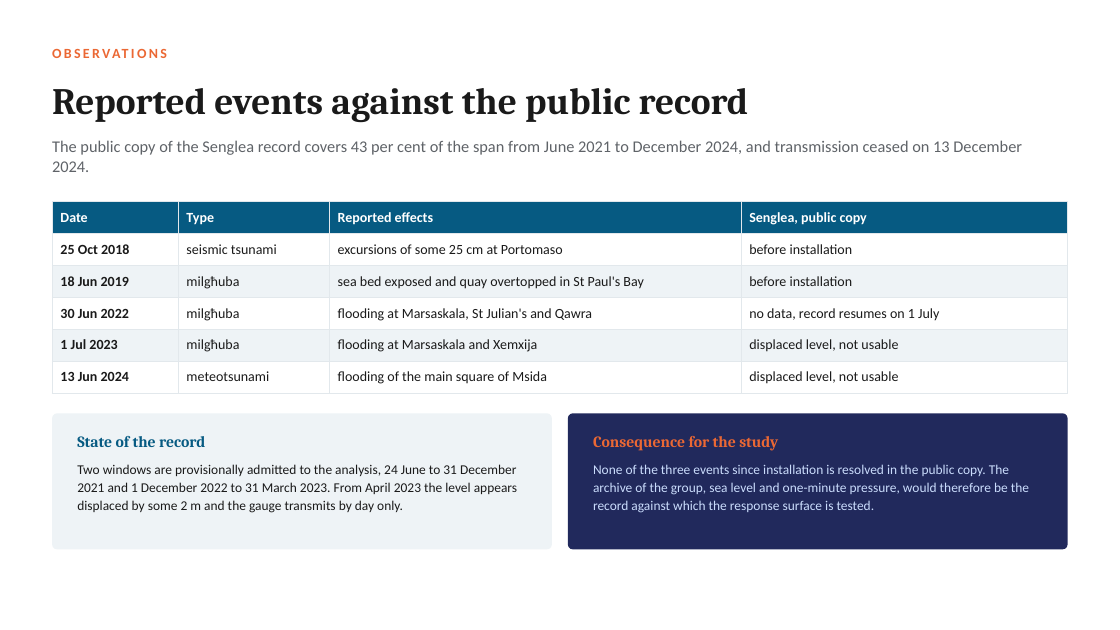
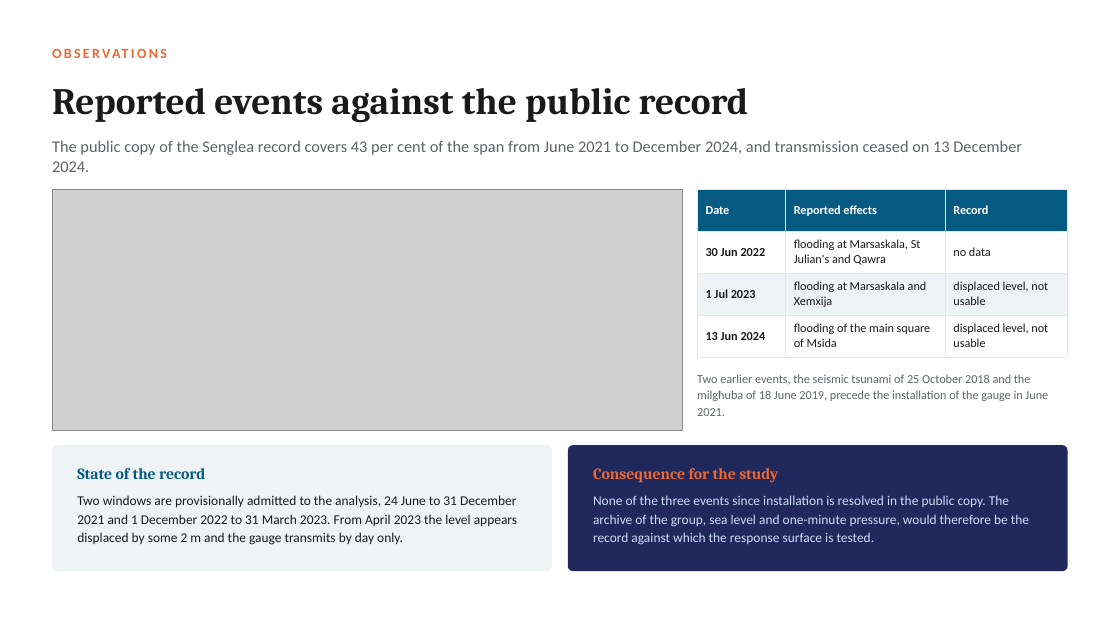
Before and after one commit to cicero-martins/MaltaDT, a slide deck: slide 7 of docs/valletta_model_concept_2026-10-08_short.pptx. Drawn at 1120x630 pixels with LibreOffice and Linux fonts; fonts in the diff are those of the drawing; grey boxes stand for pictures. Boxes give left, top, right and bottom in pixels: in the first picture for what was removed or moved away, otherwise in the second. Text is boxed around its words. In the diff, an @@ line names an element or a change of style, - is before the commit and + after.

Commit message:
docs(deck): show the gaps of the Senglea record on the events slide
The events slide carried a table alone. It now carries the coverage
figure beside a table reduced to the three events since installation,
the two earlier events being stated in a line. The edits made in
PowerPoint to the closing slide, on the User Days rows, are taken into
the generators so that a rebuild keeps them.

```diff
--- a/docs/valletta_model_concept_2026-10-08_short.pptx
+++ b/docs/valletta_model_concept_2026-10-08_short.pptx
@@ picture added at [52,189,682,431] @@
@@ table at [697,189,1068,351] @@
-Date | Type | Reported effects | Senglea, public copy
-25 Oct 2018 | seismic tsunami | excursions of some 25 cm at Portomaso | before installation
-18 Jun 2019 | milgħuba | sea bed exposed and quay overtopped in St Paul's Bay | before installation
-30 Jun 2022 | milgħuba | flooding at Marsaskala, St Julian's and Qawra | no data, record resumes on 1 July
-1 Jul 2023 | milgħuba | flooding at Marsaskala and Xemxija | displaced level, not usable
-13 Jun 2024 | meteotsunami | flooding of the main square of Msida | displaced level, not usable
+Date | Reported effects | Record
+30 Jun 2022 | flooding at Marsaskala, St Julian's and Qawra | no data
+1 Jul 2023 | flooding at Marsaskala and Xemxija | displaced level, not usable
+13 Jun 2024 | flooding of the main square of Msida | displaced level, not usable
@@ table: place and size @@
-table at [52,202,1068,388]
+table at [697,189,1068,351]
@@ text added at [697,374,1048,416], 10.5 pt, text #5F6368 @@
+Two earlier events, the seismic tsunami of 25 October 2018 and the milgħuba of 18 June 2019, precede the installation of the gauge in June 2021.
@@ rounded rectangle: place and size @@
-rounded rectangle at [52,413,552,549]
+rounded rectangle at [52,445,552,571]
@@ rounded rectangle at [52,445,552,571]: proportions changed @@
@@ rounded rectangle at [568,445,1068,571]: proportions changed @@
@@ rounded rectangle: place and size @@
-rounded rectangle at [568,413,1068,549]
+rounded rectangle at [568,445,1068,571]
@@ text "State of the record": place and size @@
-text "State of the record" at [77,436,205,447]
+text "State of the record" at [77,468,205,479]
@@ text "Consequence for the study": place and size @@
-text "Consequence for the study" at [593,436,778,451]
+text "Consequence for the study" at [593,468,778,483]
@@ text "Two windows are provisionally admitted ...": place and size @@
-text "Two windows are provisionally admitted ..." at [77,464,517,513]
+text "Two windows are provisionally admitted ..." at [77,495,517,545]
@@ text "None of the three events ...": place and size @@
-text "None of the three events ..." at [593,464,1029,513]
+text "None of the three events ..." at [593,495,1029,545]
```
Also in this commit, not shown: 1 other slide changed, 3 other files.
